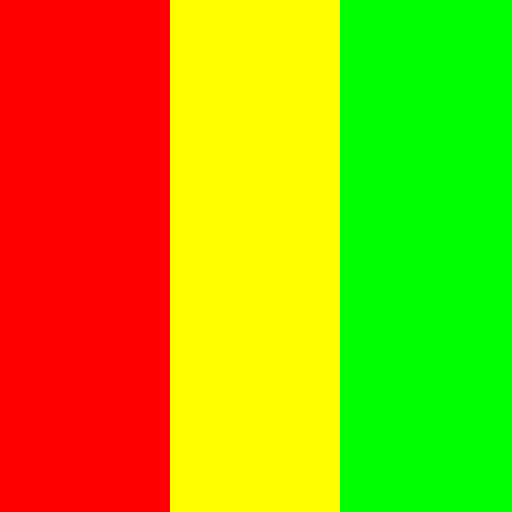
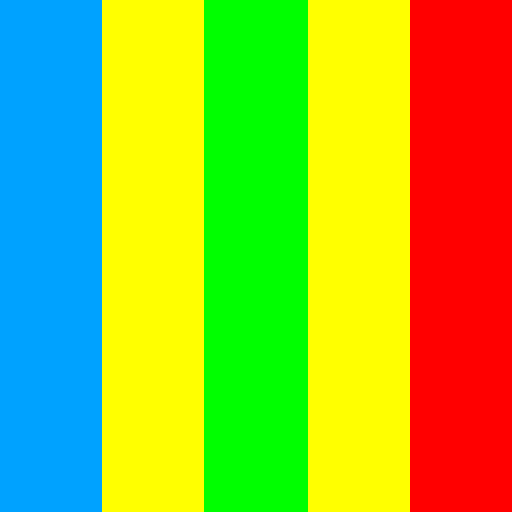
Before/after of a 512x512 layered artwork. What changed in the layer stack:
added layer "Ebene 2" above "Ebene 1" over [204, 0, 308, 512]
added layer "Ebene 1" above "Layer 3" over [340, 0, 410, 512]
painted on "Layer 3" over [340, 0, 512, 512]
painted on "Layer 2" over [102, 0, 308, 512]
painted on "Layer 1" over [0, 0, 170, 512]
